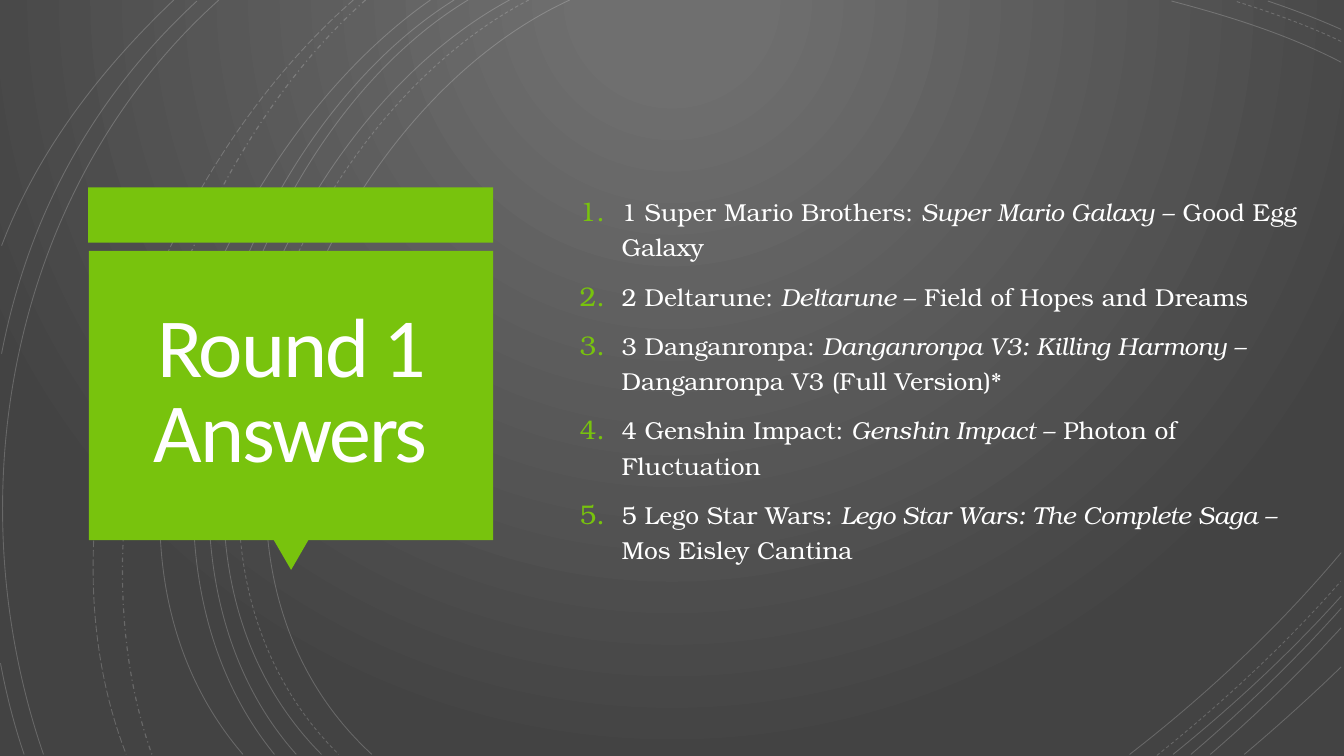
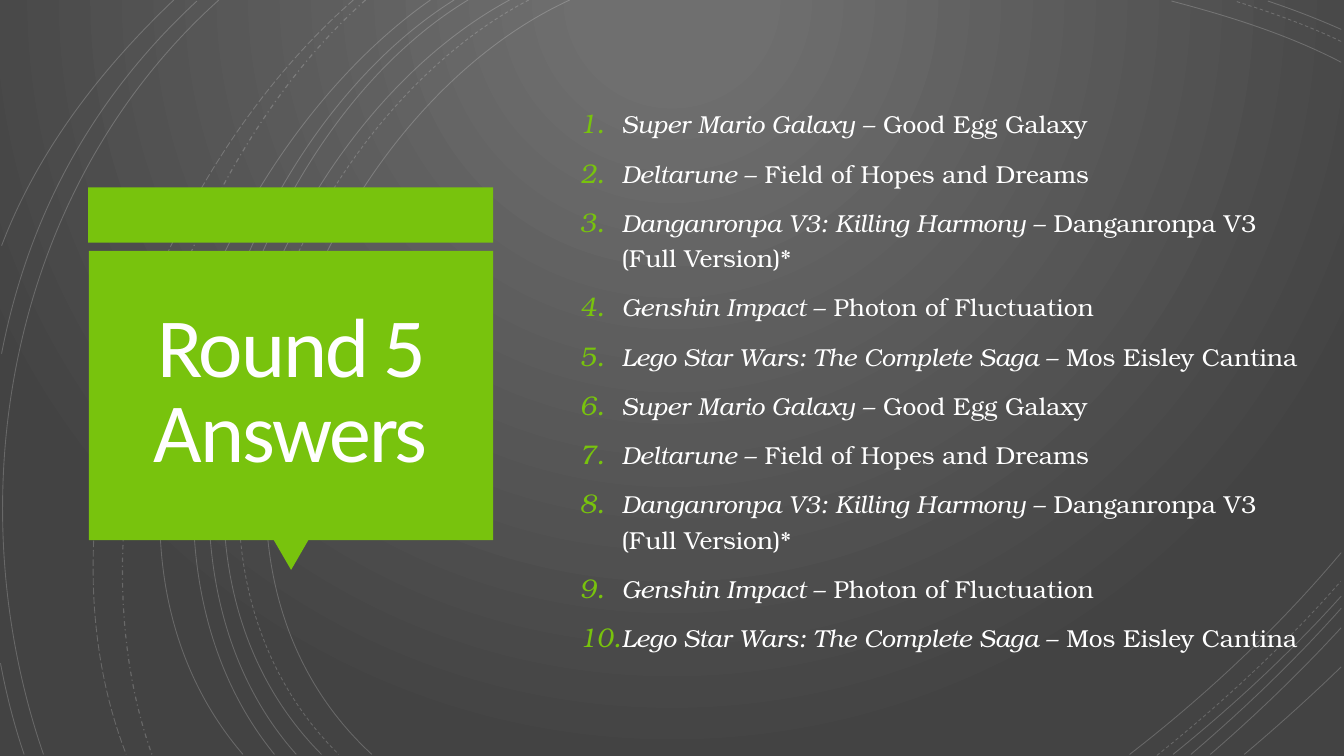
Before and after one commit to Rwelk/Video-Game-Music-Competition, a slide deck: slide 68 of VGMC 2022 Spring Slides.pptx (slide 10 before the commit). Drawn at 1344x756 pixels with LibreOffice and Linux fonts; fonts in the diff are those of the drawing. Boxes give left, top, right and bottom in pixels: in the first picture for what was removed or moved away, otherwise in the second. Text is boxed around its words. In the diff, an @@ line names an element or a change of style, - is before the commit and + after.

Commit message:
Added Challenge Round

```diff
--- a/VGMC 2022 Spring Slides.pptx
+++ b/VGMC 2022 Spring Slides.pptx
@@ text at (622,115,1298,653): text changed @@
-1. 1 Super Mario Brothers: Super Mario Galaxy – Good Egg Galaxy
-2. 2 Deltarune: Deltarune – Field of Hopes and Dreams
-3. 3 Danganronpa: Danganronpa V3: Killing Harmony – Danganronpa V3 (Full Version)*
-4. 4 Genshin Impact: Genshin Impact – Photon of Fluctuation
-5. 5 Lego Star Wars: Lego Star Wars: The Complete Saga – Mos Eisley Cantina
+1. Super Mario Galaxy – Good Egg Galaxy
+2. Deltarune – Field of Hopes and Dreams
+3. Danganronpa V3: Killing Harmony – Danganronpa V3 (Full Version)*
+4. Genshin Impact – Photon of Fluctuation
+5. Lego Star Wars: The Complete Saga – Mos Eisley Cantina
+6. Super Mario Galaxy – Good Egg Galaxy
+7. Deltarune – Field of Hopes and Dreams
+8. Danganronpa V3: Killing Harmony – Danganronpa V3 (Full Version)*
+9. Genshin Impact – Photon of Fluctuation
+10. Lego Star Wars: The Complete Saga – Mos Eisley Cantina
@@ title at (154,318,428,463): text changed @@
-Round 1 Answers
+Round 5 Answers
```
Also in this commit, not shown: 9 other slides changed, 42 slides added, 54 other files.
